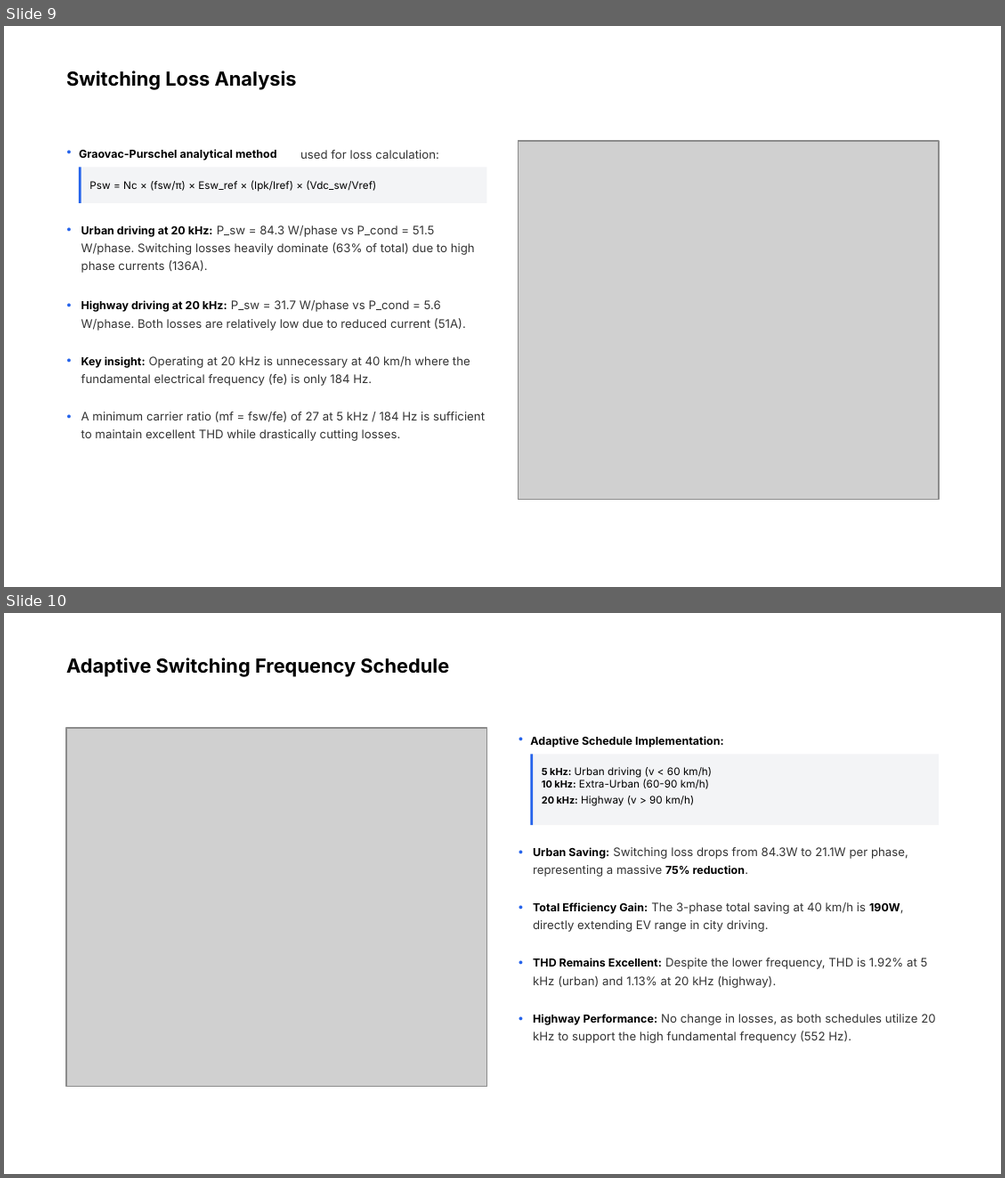
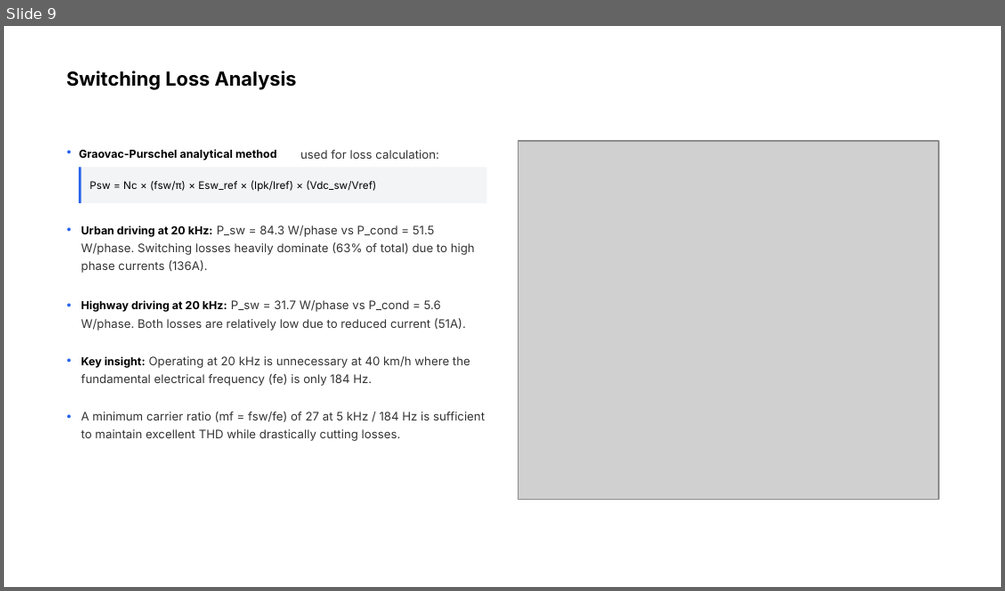
Before and after one commit to HayagreevSMeta/Inverter-Design, a slide deck: FC_Inverter_Presentation.pptx. Shown one above the other, each under a label of ours: slides 9 and 10 before the commit, slide 9 after it. The pictures are 1005x1178 and 1005x591 pixels, drawn with LibreOffice and Linux fonts; fonts in the diff are those of the drawing; grey boxes stand for pictures; background and template pictures are left out. Boxes give left, top, right and bottom in pixels: in the first picture for what was removed or moved away, otherwise in the second. Text is boxed around its words. In the diff, an @@ line names an element or a change of style, - is before the commit and + after.

Commit message:
Clarify adaptive schedule is simulated and explain methodology

```diff
--- a/FC_Inverter_Presentation.pptx
+++ b/FC_Inverter_Presentation.pptx
@@ slide 10 removed at [4, 613, 1001, 1174], background picture (left out) @@
@@ text removed at [66, 657, 449, 677] @@
-Adaptive Switching Frequency Schedule
@@ picture removed at [65, 728, 486, 1086] @@
@@ text removed at [518, 728, 525, 747] @@
-•
@@ text removed at [530, 736, 724, 747] @@
-Adaptive Schedule Implementation:
@@ rectangle removed at [530, 754, 938, 824] @@
@@ rectangle removed at [530, 754, 533, 824] @@
@@ text removed at [542, 767, 712, 806] @@
-5 kHz: Urban driving (v < 60 km/h)
-10 kHz: Extra-Urban (60-90 km/h)
-20 kHz: Highway (v > 90 km/h)
@@ text removed at [518, 840, 525, 860] @@
-•
@@ text removed at [533, 847, 908, 876] @@
-Urban Saving: Switching loss drops from 84.3W to 21.1W per phase, representing a massive 75% reduction.
@@ text removed at [518, 896, 525, 916] @@
-•
@@ text removed at [533, 902, 900, 932] @@
-Total Efficiency Gain: The 3-phase total saving at 40 km/h is 190W, directly extending EV range in city driving.
@@ text removed at [518, 952, 525, 972] @@
-•
@@ text removed at [533, 957, 928, 988] @@
-THD Remains Excellent: Despite the lower frequency, THD is 1.92% at 5 kHz (urban) and 1.13% at 20 kHz (highway).
@@ text removed at [518, 1006, 525, 1027] @@
-•
@@ text removed at [533, 1013, 935, 1043] @@
-Highway Performance: No change in losses, as both schedules utilize 20 kHz to support the high fundamental frequency (552 Hz).
```
Also in this commit, not shown: 1 slide added, 2 other files.
